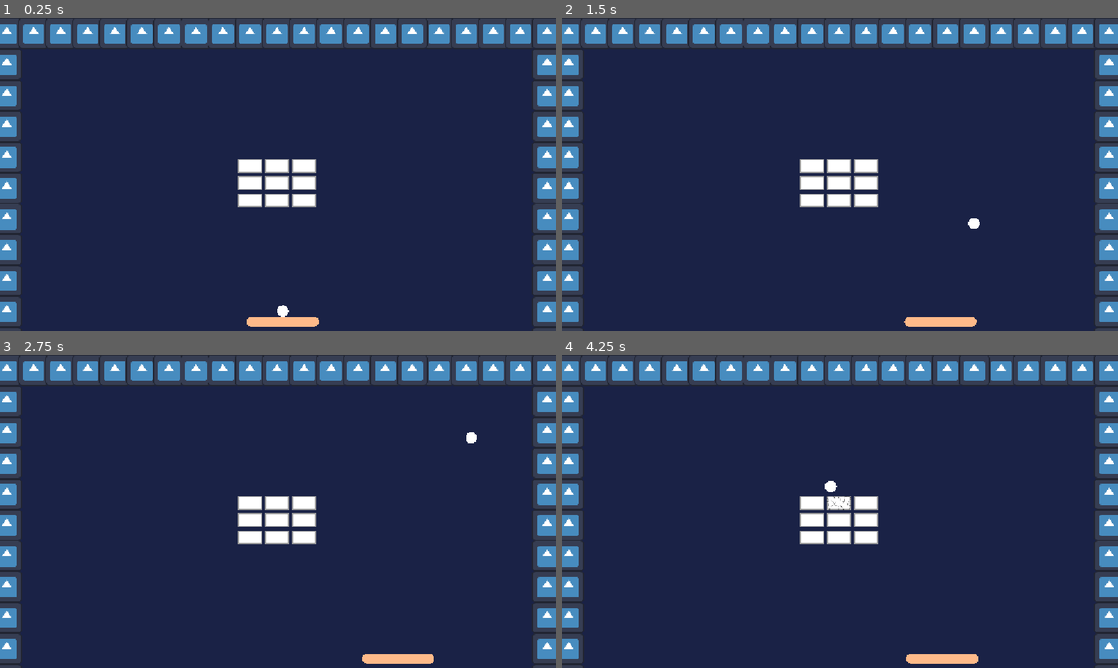
Above: before the commit, frames 1-4 (two rows, left to right).
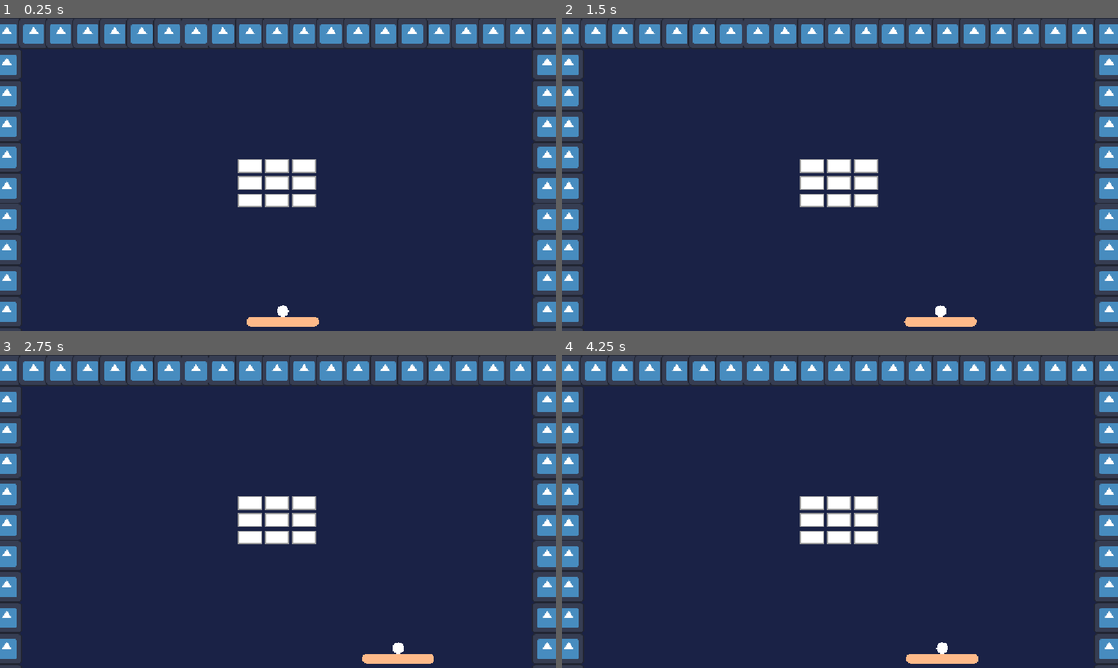
Above: after the commit, the same moments.

Repository: abderrahman504/Breakout-like
Game: Godot game, scene res://scenes/level.tscn
The game is run twice, just before and just after one commit, with the same random seed, the same clock (stepped at 60 frames per second) and the same inputs. The engine's default icon, where the game draws it, is replaced by a stand-in: a white triangle on a blue panel in a dark square.
Inputs:
- Up to frame 1 (0.25 s): no input
- Up to frame 2 (1.5 s): tap Enter at 0.5 s; hold Right (Move Right) 0.53-1.28 s; tap Space (Launch Ball) at 0.6, 1.35 s; hold Left (Move Left) from 1.28 s (still down)
- Up to frame 3 (2.75 s): release Left (Move Left) at 2.03 s; hold Right (Move Right) from 2.03 s (still down); tap Space (Launch Ball) at 2.1 s
- Up to frame 4 (4.25 s): tap Space (Launch Ball) at 2.85, 3.6 s; release Right (Move Right) at 3.53 s; hold Left (Move Left) from 3.53 s (still down)

The runs differ from the first frame. In frame 1, less than 0.1% of the frame differs, in the area x 50-52%, y 92-95%; in frame 2, 0.1%; in frame 3, 0.1%; in frame 4, 0.2%, in the area x 47-70%, y 40-96%.
Error after the commit: Parse Error: Identifier "BallObjectPool" not declared in the current scope. (res://src/Ball.gd:41)

Commit message:
Use object pooling for balls

Diff:
--- a/src/Ball.gd
+++ b/src/Ball.gd
@@ -38,6 +38,6 @@
 
 
 func destroy() -> void:
-	queue_free()
+	BallObjectPool.destroy_ball(self)
 	LevelGlobals.balls.erase(get_rid())
 	BallSignalBus.ball_destroyed.emit(self)
--- /dev/null
+++ b/src/global/BallObjectPool.gd
@@ -0,0 +1,45 @@
+extends Node
+
+# Singleton script
+
+var _ball_scene : PackedScene = preload("res://scenes/ball.tscn")
+
+var _unused_pool : Dictionary[RID, Ball]
+var _queue : Array[Ball]
+var _used_balls : Dictionary[RID, Ball]
+
+
+## Returns a previously unused ball object by claiming it from the object pool or instantiating it.
+func get_ball_object() -> Ball:
+	var ball : Ball
+	if _unused_pool.is_empty():
+		ball = _ball_scene.instantiate()
+	else:
+		ball = _queue.pop_back()
+		_unused_pool.erase(ball.get_rid())
+	_used_balls[ball.get_rid()] = ball
+	return ball
+
+
+## Returns the given ball to the object pool and returns true, or returns false if the ball is unused.
+func destroy_ball(ball : Ball) -> bool:
+	_reset_ball(ball)
+	var rid : RID = ball.get_rid()
+	if _unused_pool.has(rid):
+		printerr("Trying to destroy ball in unused pool")
+		return false
+	if ball.get_parent() == null:
+		push_warning("Trying to destroy a ball that isn't in the tree")
+	else:
+		ball.get_parent().remove_child(ball)
+
+	_unused_pool[ball.get_rid()] = ball
+	_queue.append(ball)
+	if _used_balls.has(rid):
+		push_warning("Ball Pool encountered unregistered ball. Adding to pool")
+		_used_balls.erase(rid)
+	return true
+
+
+func _reset_ball(ball : Ball) -> void:
+	ball.position = Vector2.ZERO
Not shown, added: src/global/BallObjectPool.gd.uid
